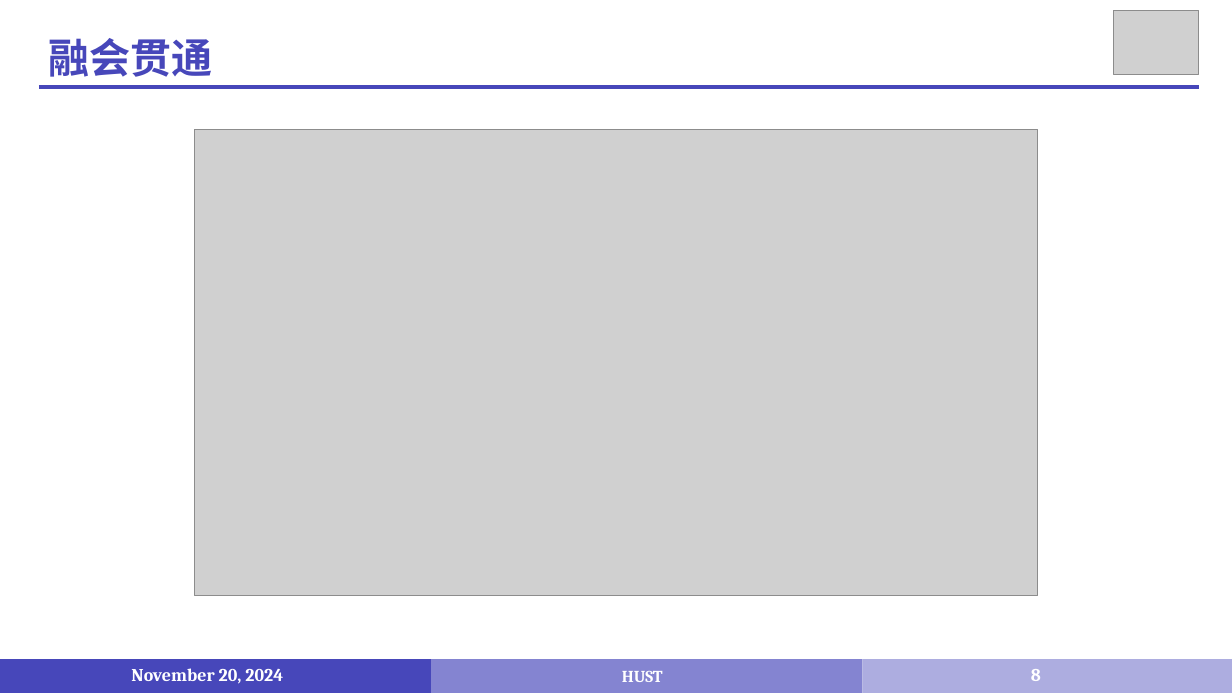
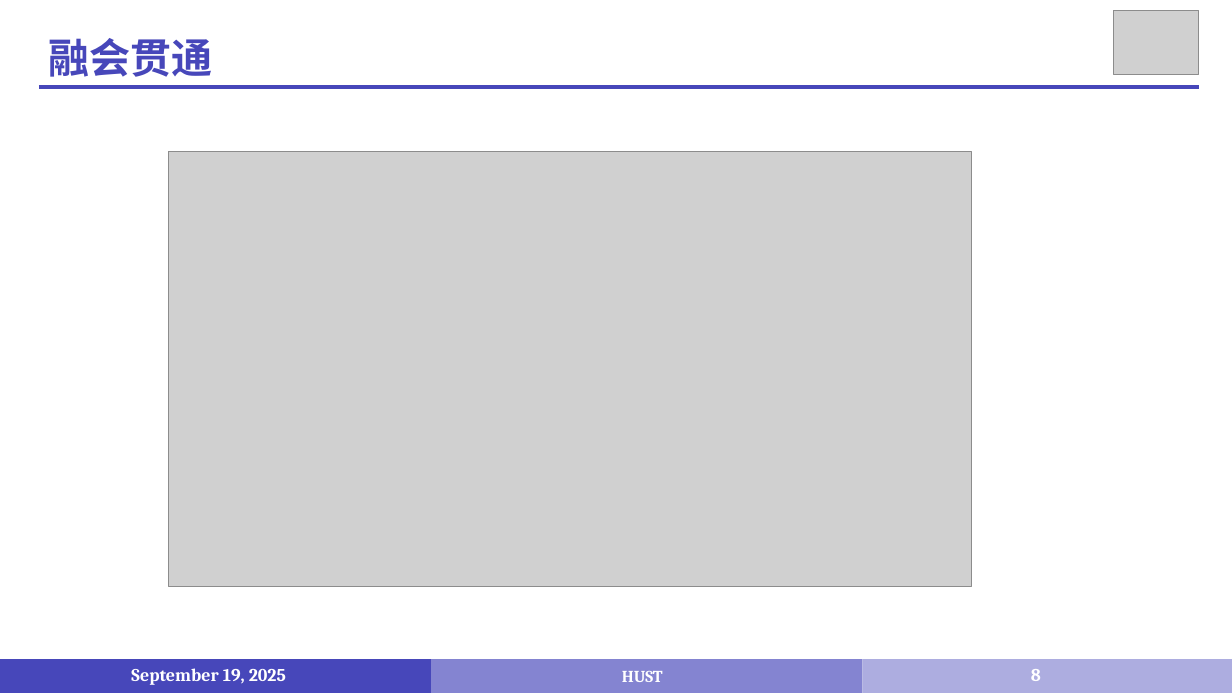
Before and after one commit to liuwenbo0/2025-TA, a slide deck: slide 8 of Lab/PPT/第一次实验.pptx. Drawn at 1232x693 pixels with LibreOffice and Linux fonts; fonts in the diff are those of the drawing; grey boxes stand for pictures. Boxes give left, top, right and bottom in pixels: in the first picture for what was removed or moved away, otherwise in the second. Text is boxed around its words. In the diff, an @@ line names an element or a change of style, - is before the commit and + after.

```diff
--- a/Lab/PPT/第一次实验.pptx
+++ b/Lab/PPT/第一次实验.pptx
@@ picture: place and size @@
-picture at box(194, 129, 1037, 596)
+picture at box(168, 152, 971, 586)
@@ text at box(131, 668, 286, 685): text changed @@
-November 20, 2024
+September 19, 2025
```
Also in this commit, not shown: 13 other slides changed, 10 other files.
